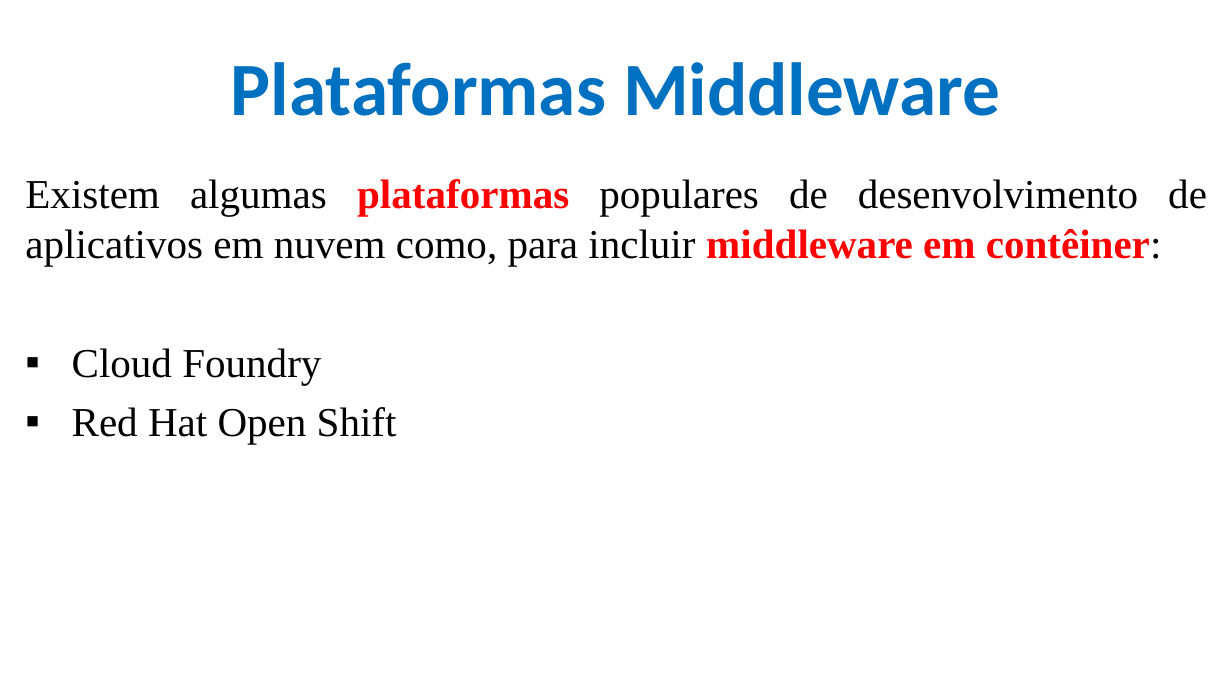
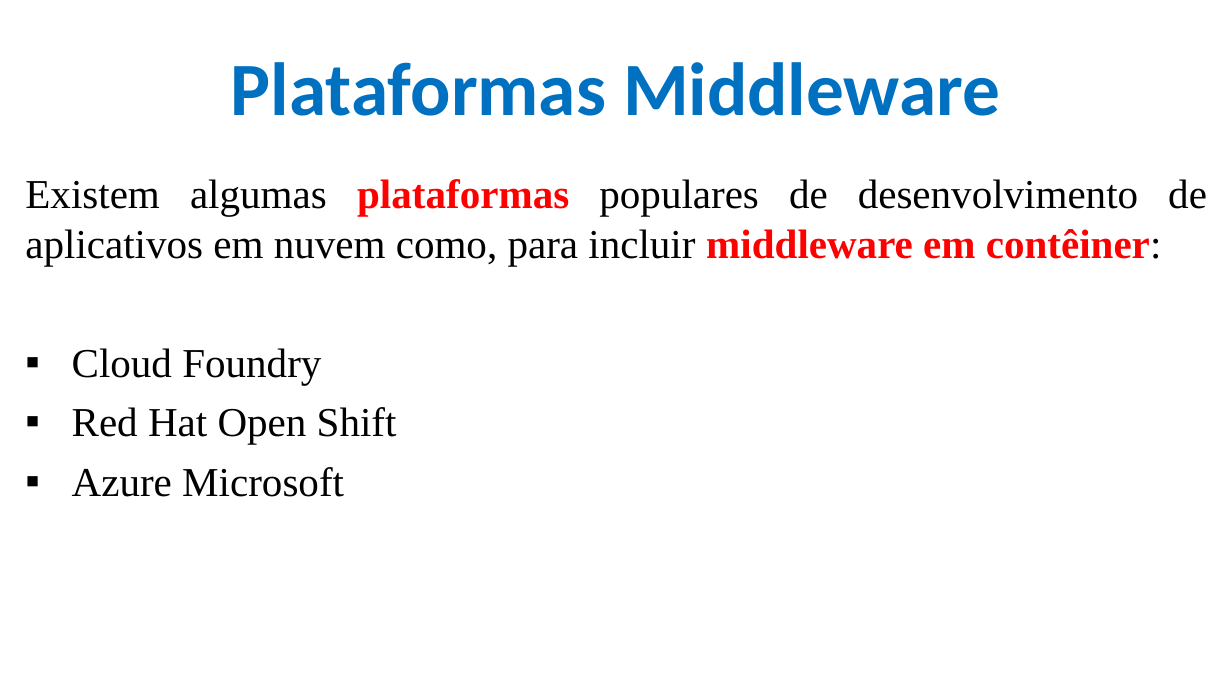
Before and after one commit to CloudEducationBrazil/WydenArea1AplicacaoCloudIndustria40Python, a slide deck: slide 14 of 01 Classes/Aula 02 - Aplicação Cloud Indústria 40 Python.pptx. Drawn at 1232x693 pixels with LibreOffice and Linux fonts; fonts in the diff are those of the drawing; background and template pictures are left out. Boxes give left, top, right and bottom in pixels: in the first picture for what was removed or moved away, otherwise in the second. Text is boxed around its words. In the diff, an @@ line names an element or a change of style, - is before the commit and + after.

```diff
--- a/01 Classes/Aula 02 - Aplicação Cloud Indústria 40 Python.pptx
+++ b/01 Classes/Aula 02 - Aplicação Cloud Indústria 40 Python.pptx
@@ text at bbox=[72, 467, 344, 497]: paragraph added @@
+▪ Azure Microsoft
```
Also in this commit, not shown: 6 other slides changed.
